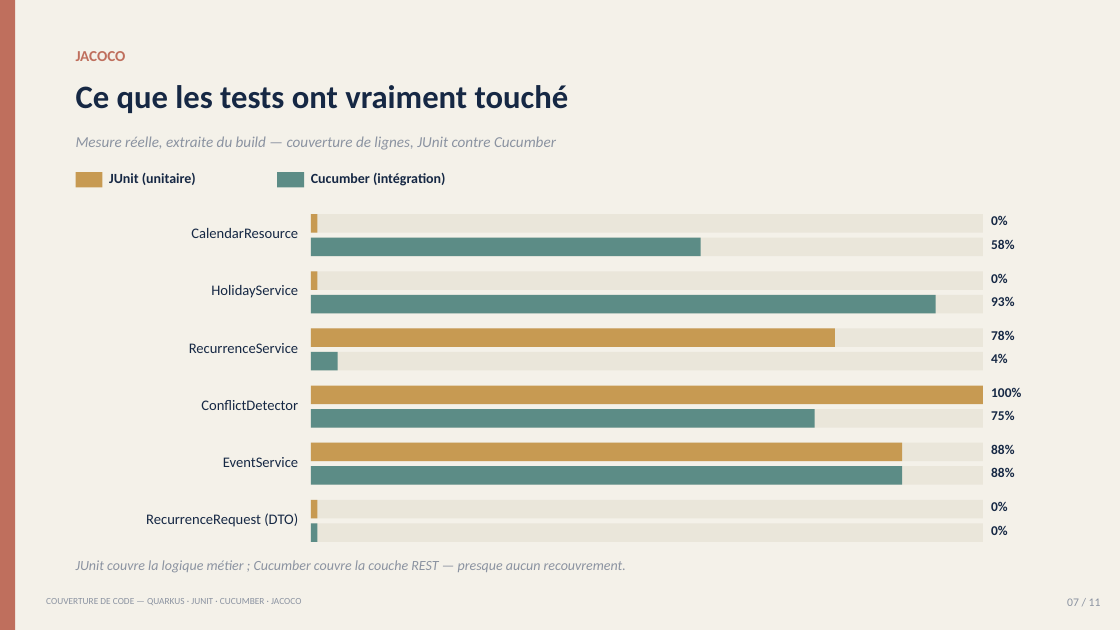
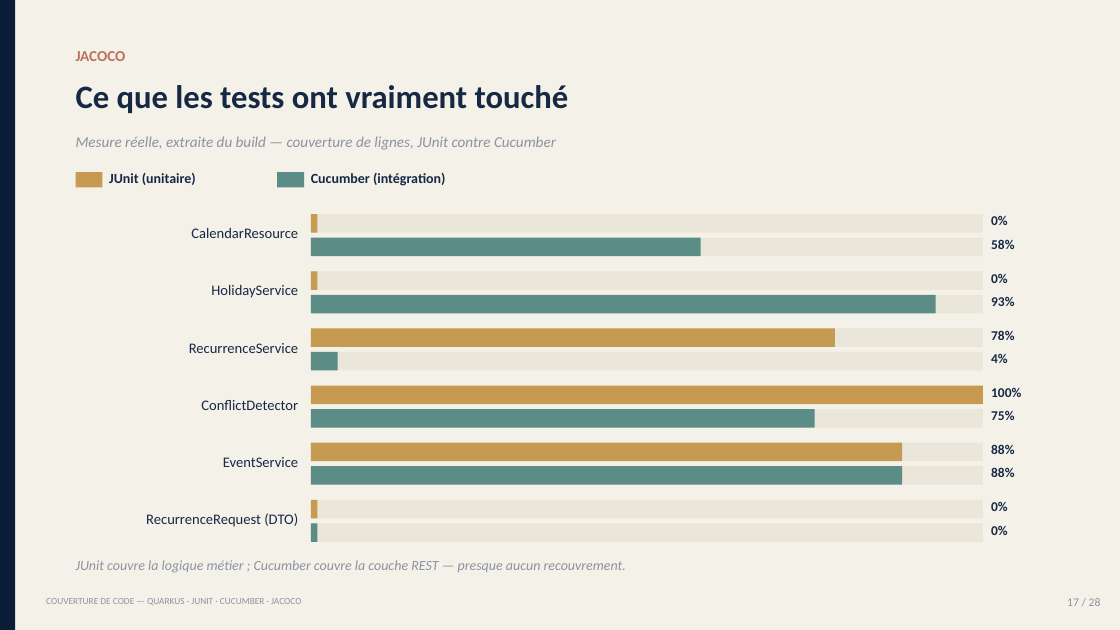
Before and after one commit to sidevconcept/couverture-junit-cucumber-jacoco, a slide deck: slide 17 of presentation/couverture-code-conference.pptx (slide 7 before the commit). Drawn at 1120x630 pixels with LibreOffice and Linux fonts; fonts in the diff are those of the drawing. Boxes give left, top, right and bottom in pixels: in the first picture for what was removed or moved away, otherwise in the second. Text is boxed around its words. In the diff, an @@ line names an element or a change of style, - is before the commit and + after.

```diff
--- a/presentation/couverture-code-conference.pptx
+++ b/presentation/couverture-code-conference.pptx
@@ rectangle at bbox=[0, 0, 15, 630]: fill #BF6F5D to #0B1D36 @@
@@ text at bbox=[1067, 598, 1101, 606]: text changed @@
-07 / 11
+17 / 28
```
Also in this commit, not shown: 9 other slides changed, 17 slides added, 15 other files.
